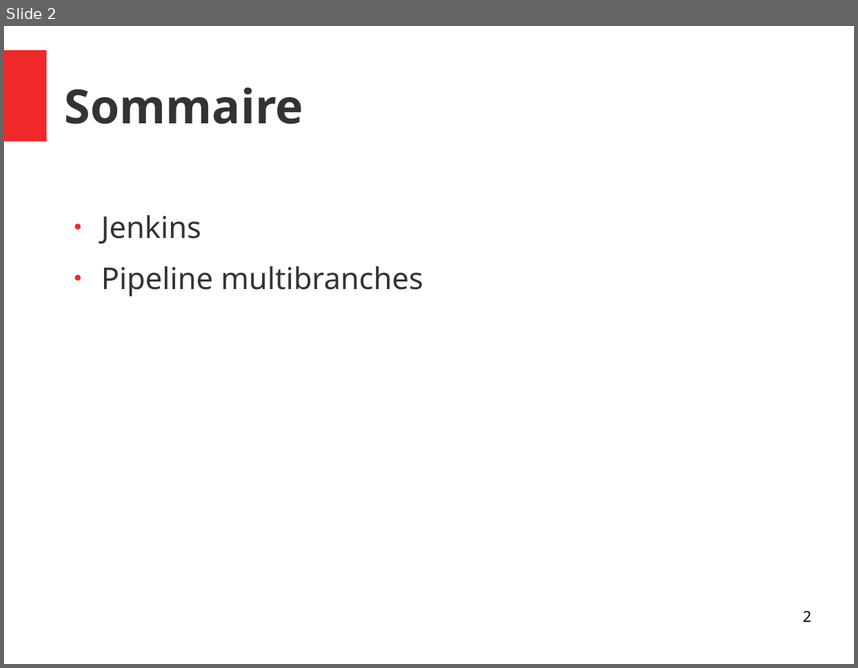
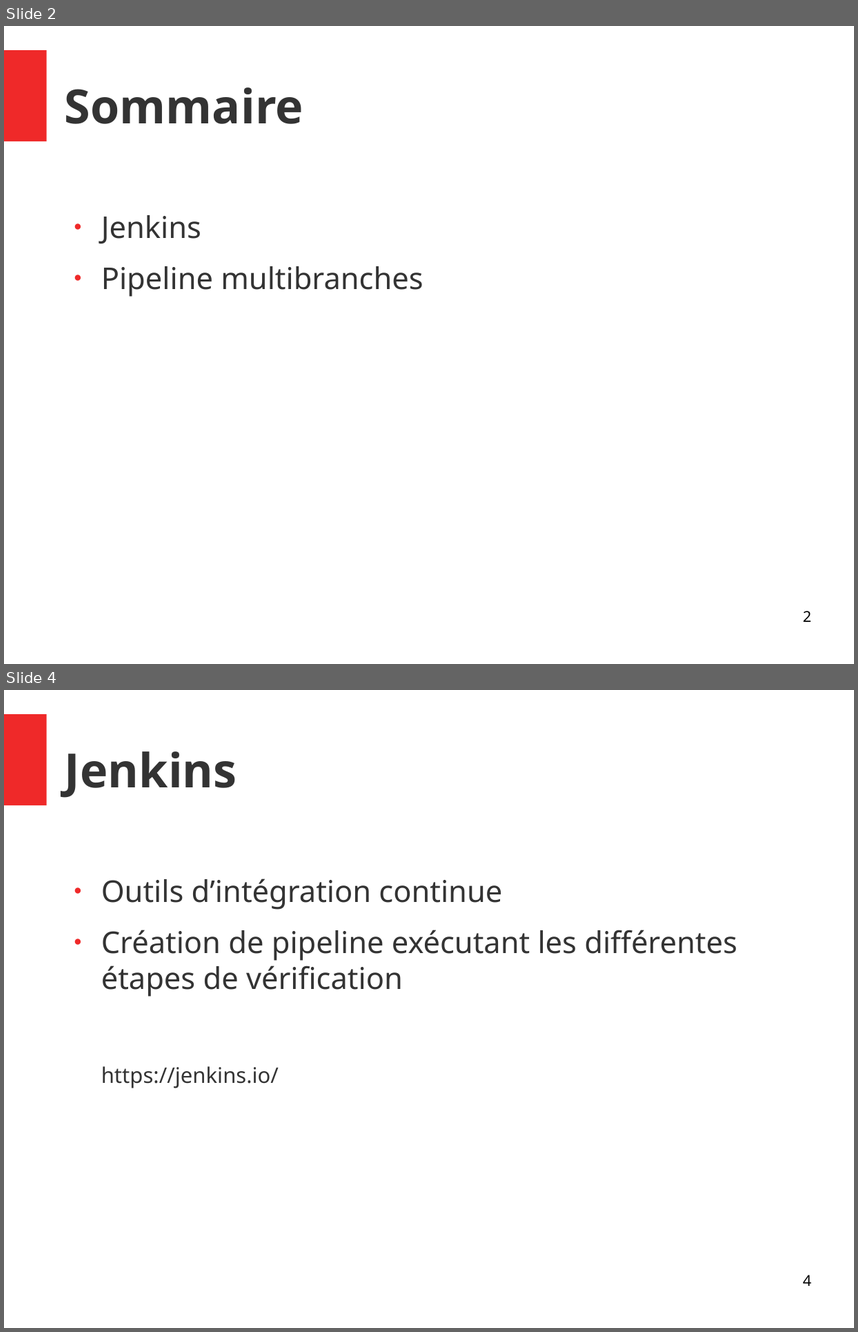
Before and after one commit to Yanoushka/angular-seed, a slide deck: docs/Focus intégration continue.odp. Shown one above the other, each under a label of ours: slide 2 before the commit, slides 2 and 4 after it; the slides between them are not shown. The pictures are 858x668 and 858x1332 pixels, drawn with LibreOffice and Linux fonts; fonts in the diff are those of the drawing. Boxes give left, top, right and bottom in pixels: in the first picture for what was removed or moved away, otherwise in the second. Text is boxed around its words. In the diff, an @@ line names an element or a change of style, - is before the commit and + after.

```diff
--- a/docs/Focus intégration continue.odp
+++ b/docs/Focus intégration continue.odp
@@ slide 4 added at [4, 690, 854, 1328], background #FFFFFF; not listed: 1 template element that a slide beside it also shows @@
@@ title added at [65, 751, 237, 798], 44 pt, text #333333, bold @@
+Jenkins
@@ text added at [101, 878, 737, 1088], 28 pt, text #333333 @@
+● Outils d’intégration continue
+● Création de pipeline exécutant les différentes étapes de vérification
+https://jenkins.io/
@@ page number added at [803, 1274, 811, 1285], 14 pt, text #000000 @@
+4
```
Also in this commit, not shown: 2 other slides added, 4 slides removed.
